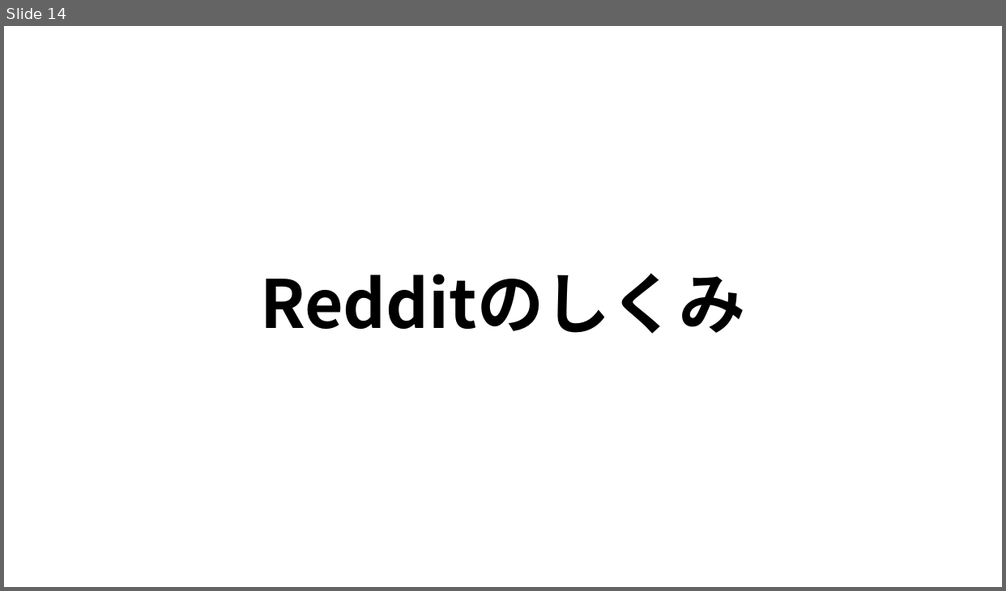
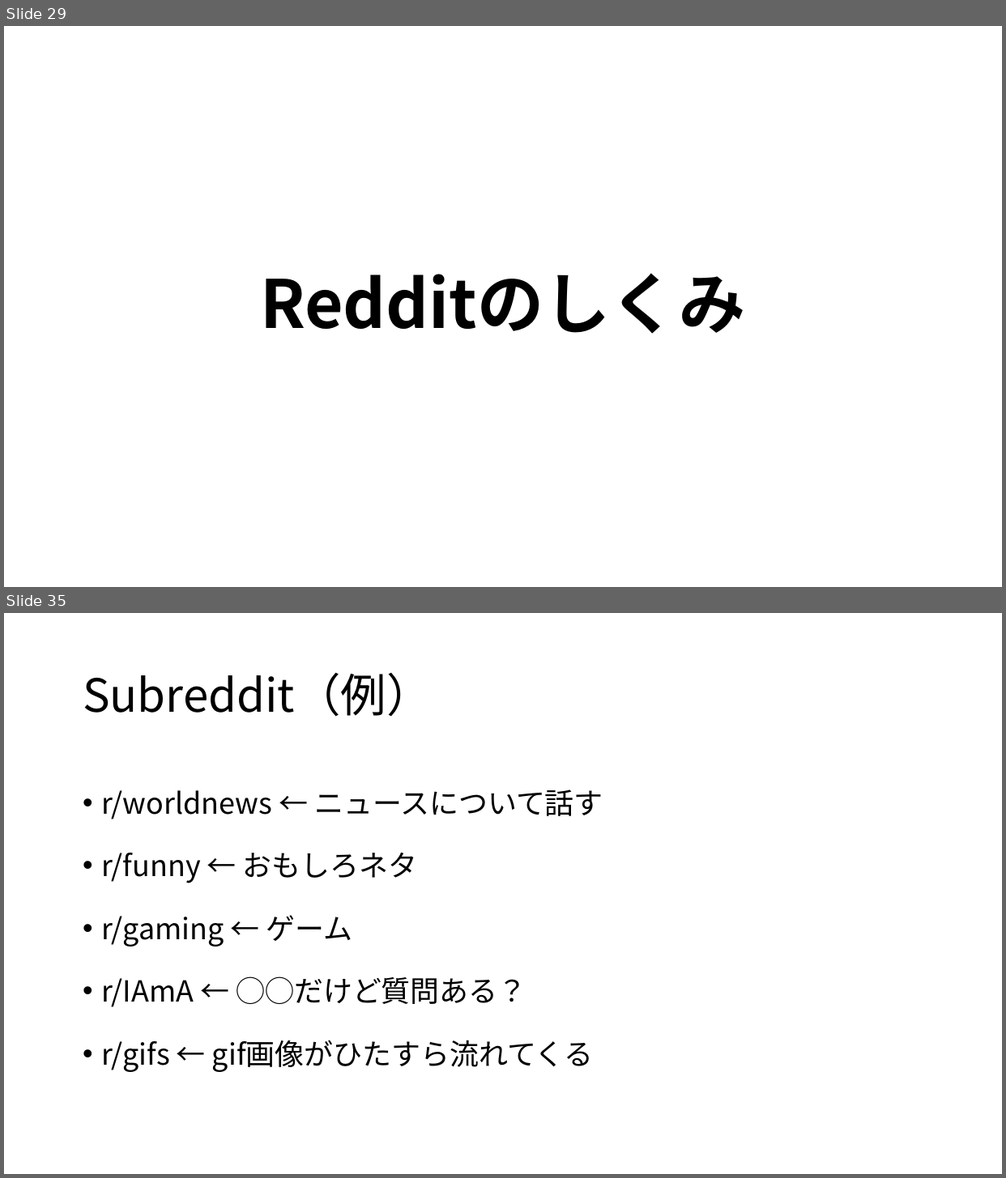
Before and after one commit to hystking/vvtv-presentation, a slide deck: base.pptx. Shown one above the other, each under a label of ours: slide 14 before the commit, slides 29 and 35 after it; the slides between them are not shown. The pictures are 1006x591 and 1006x1178 pixels, drawn with LibreOffice and Linux fonts; fonts in the diff are those of the drawing. Boxes give left, top, right and bottom in pixels: in the first picture for what was removed or moved away, otherwise in the second. Text is boxed around its words. In the diff, an @@ line names an element or a change of style, - is before the commit and + after.

```diff
--- a/base.pptx
+++ b/base.pptx
@@ slide 35 added at [4,613,1002,1174], background #FFFFFF @@
@@ title added at [83,673,432,717], 33 pt, text #000000 @@
+Subreddit（例）
@@ text added at [101,790,603,1072], 21 pt, text #000000 @@
+• r/worldnews ← ニュースについて話す
+• r/funny ← おもしろネタ
+• r/gaming ← ゲーム
+• r/IAmA ← ◯◯だけど質問ある？
+• r/gifs ← gif画像がひたすら流れてくる
@@ what was slide 14 is now slide 29 @@
```
Also in this commit, not shown: 12 slides changed, 45 other slides added, 4 slides removed, 9 other files.
